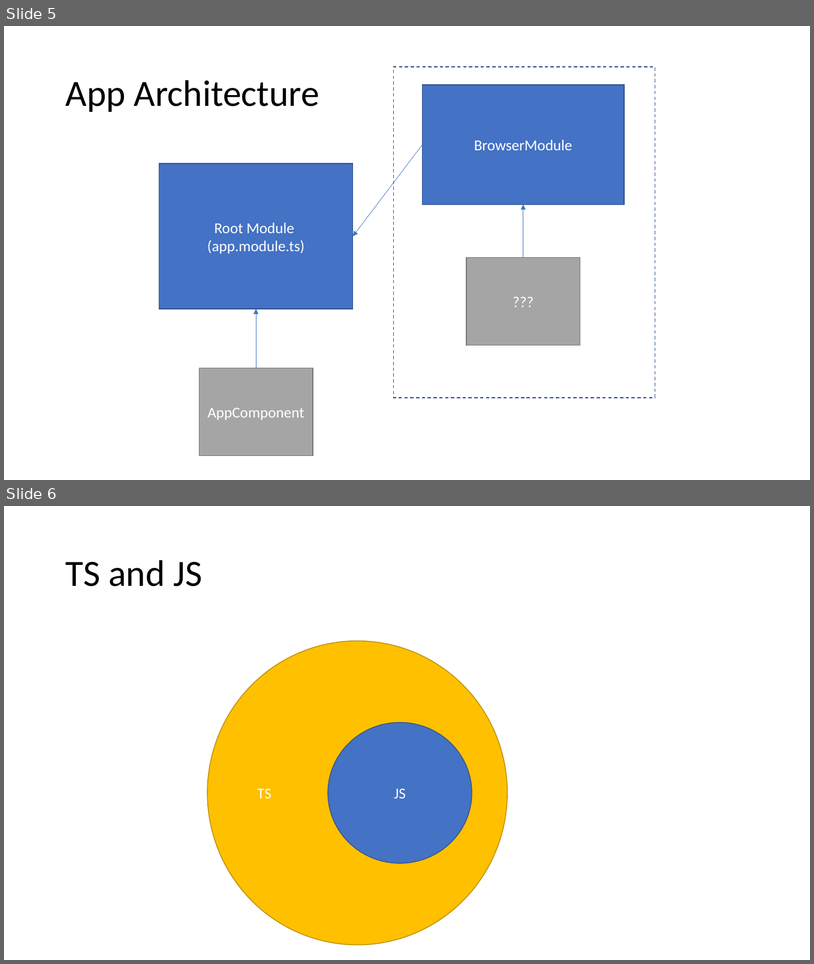
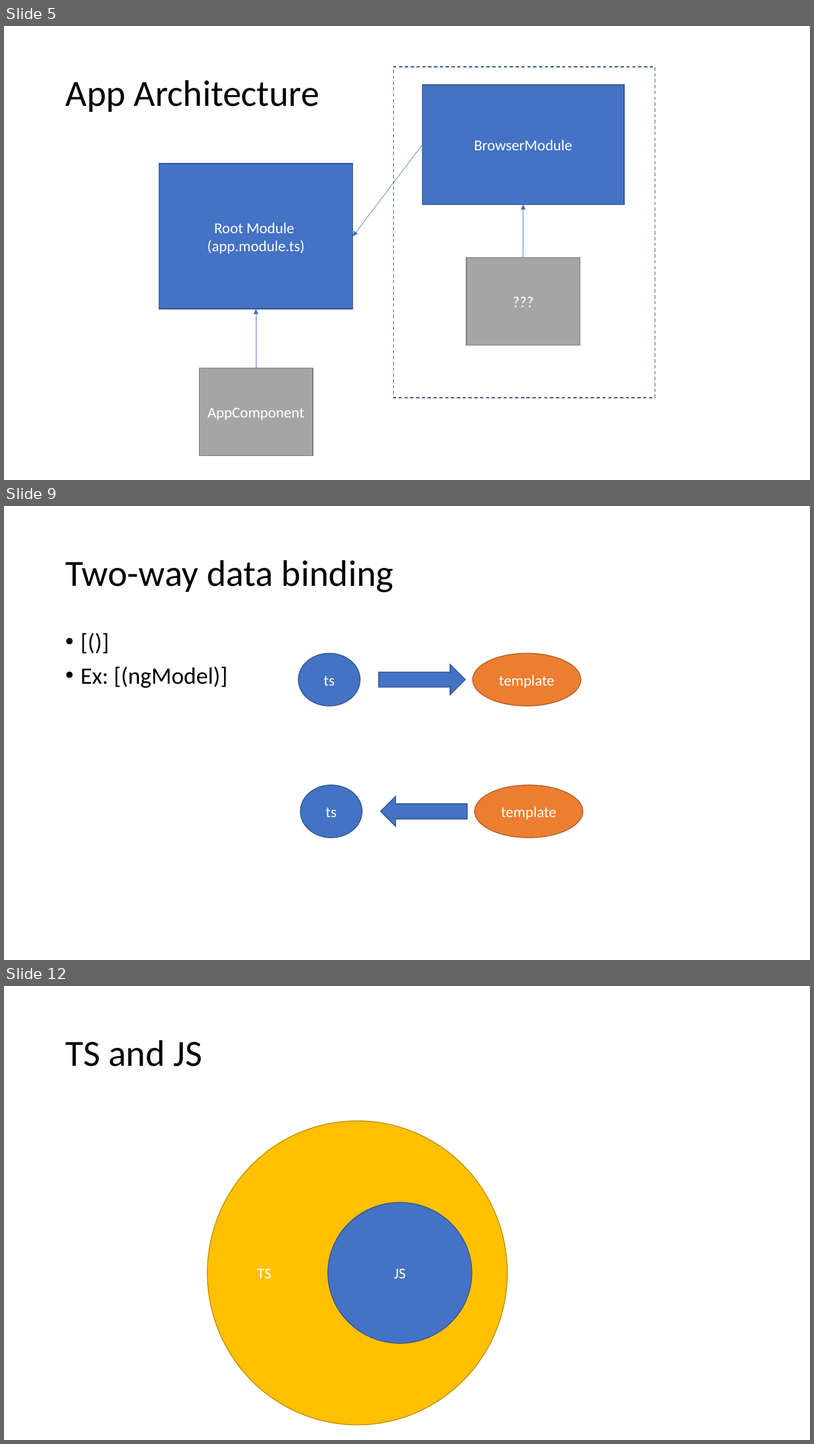
Before and after one commit to 200914ROC2/Training, a slide deck: 6Week-Angular/6w.pptx. Shown one above the other, each under a label of ours: slides 5 and 6 before the commit, slides 5, 9 and 12 after it; the slides between them are not shown. The pictures are 814x964 and 814x1444 pixels, drawn with LibreOffice and Linux fonts; fonts in the diff are those of the drawing. Boxes give left, top, right and bottom in pixels: in the first picture for what was removed or moved away, otherwise in the second. Text is boxed around its words. In the diff, an @@ line names an element or a change of style, - is before the commit and + after.

```diff
--- a/6Week-Angular/6w.pptx
+++ b/6Week-Angular/6w.pptx
@@ slide 9 added at (4, 506, 810, 960), background #FFFFFF @@
@@ title added at (65, 560, 393, 592), 44 pt, text #000000 @@
+Two-way data binding
@@ text added at (81, 666, 228, 688), 28 pt, text #000000 @@
+• [()]
+• Ex: [(ngModel)]
@@ ellipse added at (299, 653, 360, 706), fill #4472C4, outline #325491 1 pt, 18 pt, text #FFFFFF @@
+ts
@@ right arrow added at (379, 664, 465, 695), fill #4472C4, outline #325491 1 pt @@
@@ ellipse added at (473, 653, 581, 706), fill #ED7D31, outline #AF5C24 1 pt, 18 pt, text #FFFFFF @@
+template
@@ ellipse added at (300, 785, 362, 838), fill #4472C4, outline #325491 1 pt, 18 pt, text #FFFFFF @@
+ts
@@ ellipse added at (475, 785, 584, 838), fill #ED7D31, outline #AF5C24 1 pt, 18 pt, text #FFFFFF @@
+template
@@ right arrow added at (381, 796, 467, 826), fill #4472C4, outline #325491 1 pt @@
@@ what was slide 6 is now slide 12 @@
```
Also in this commit, not shown: 7 other slides added.
